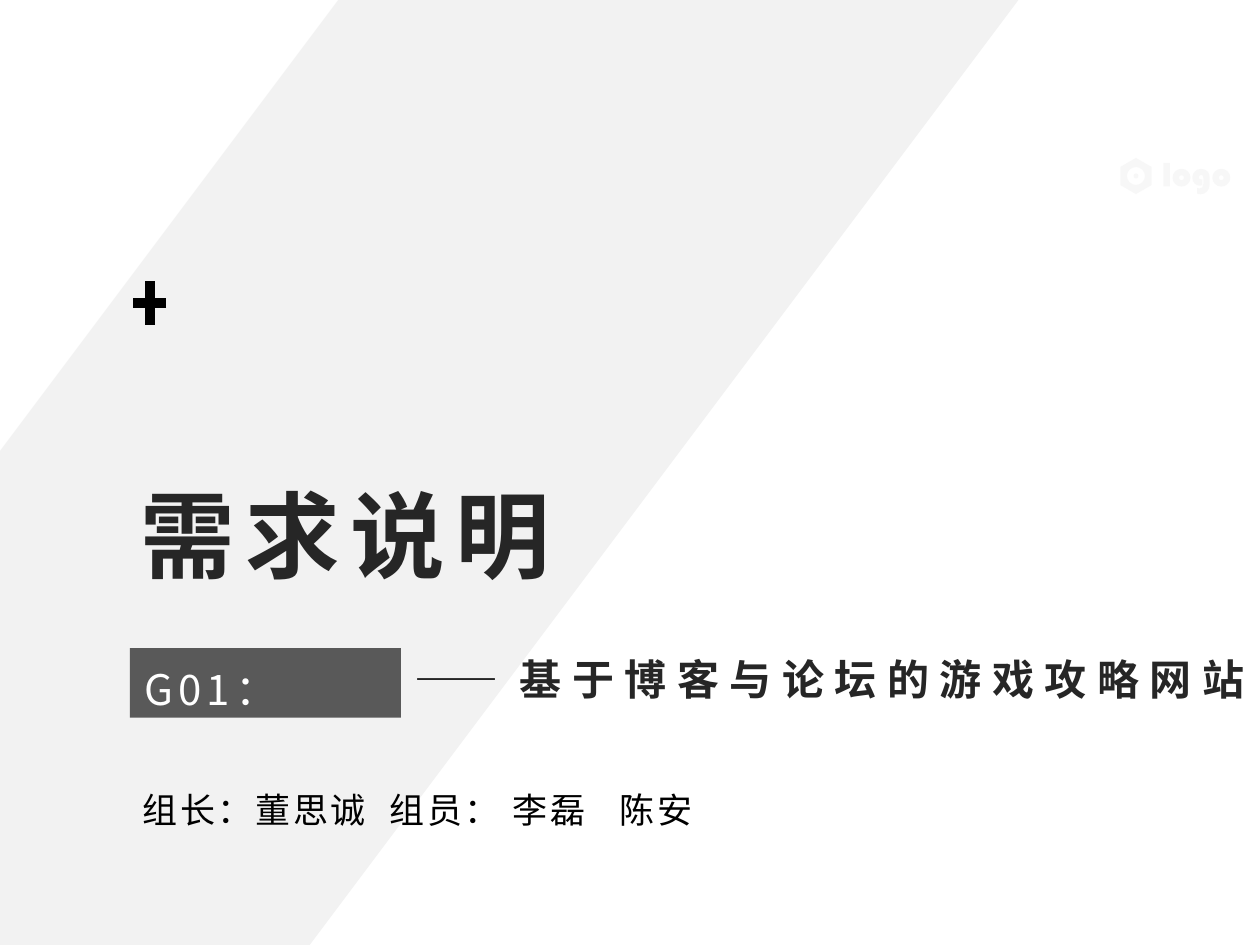
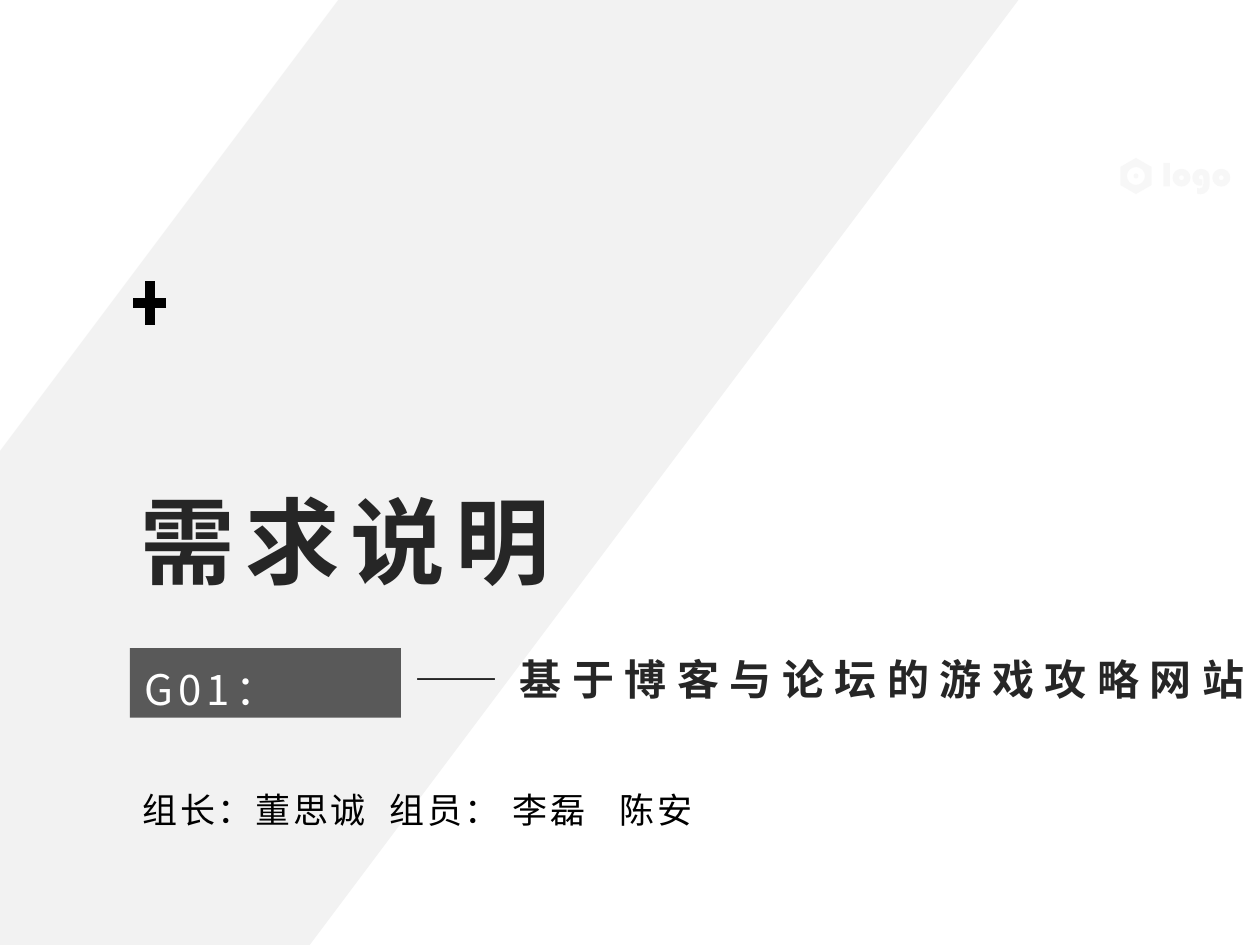
Before and after one commit to ConstanTWT/SE2020-G01, a slide deck: slide 1 of 软件需求规格说明书/G01小组需求评审PPT0.1.pptx. Drawn at 1260x945 pixels with LibreOffice and Linux fonts; fonts in the diff are those of the drawing; background and template pictures are left out. Boxes give left, top, right and bottom in pixels: in the first picture for what was removed or moved away, otherwise in the second. Text is boxed around its words. In the diff, an @@ line names an element or a change of style, - is before the commit and + after.

```diff
--- a/软件需求规格说明书/G01小组需求评审PPT0.1.pptx
+++ b/软件需求规格说明书/G01小组需求评审PPT0.1.pptx
@@ title "需求说明": place and size @@
-title "需求说明" at (140,490,549,580)
+title "需求说明" at (140,496,549,586)
```
Also in this commit, not shown: 1 other slide changed, 1 slide added, 1 other file.
